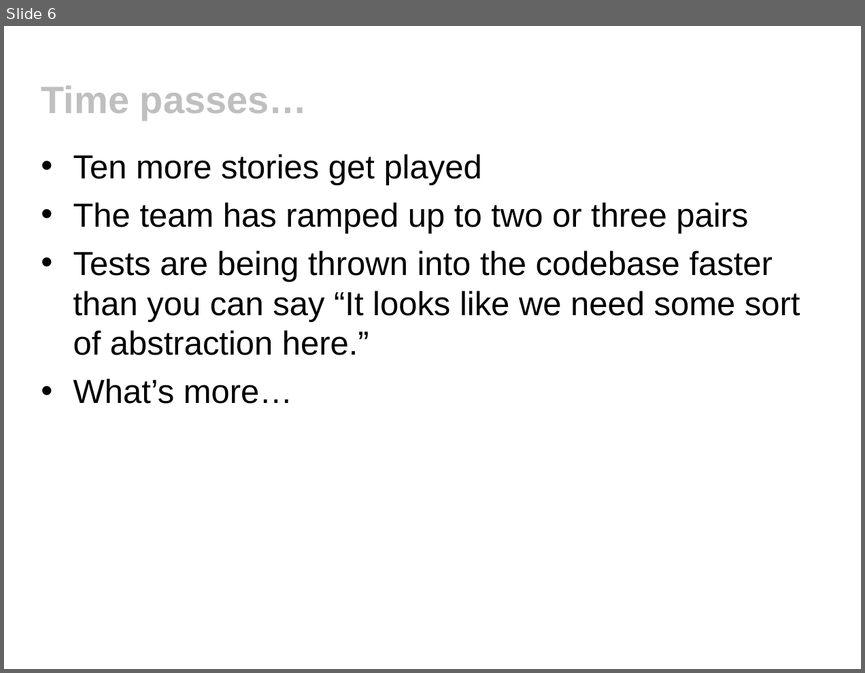
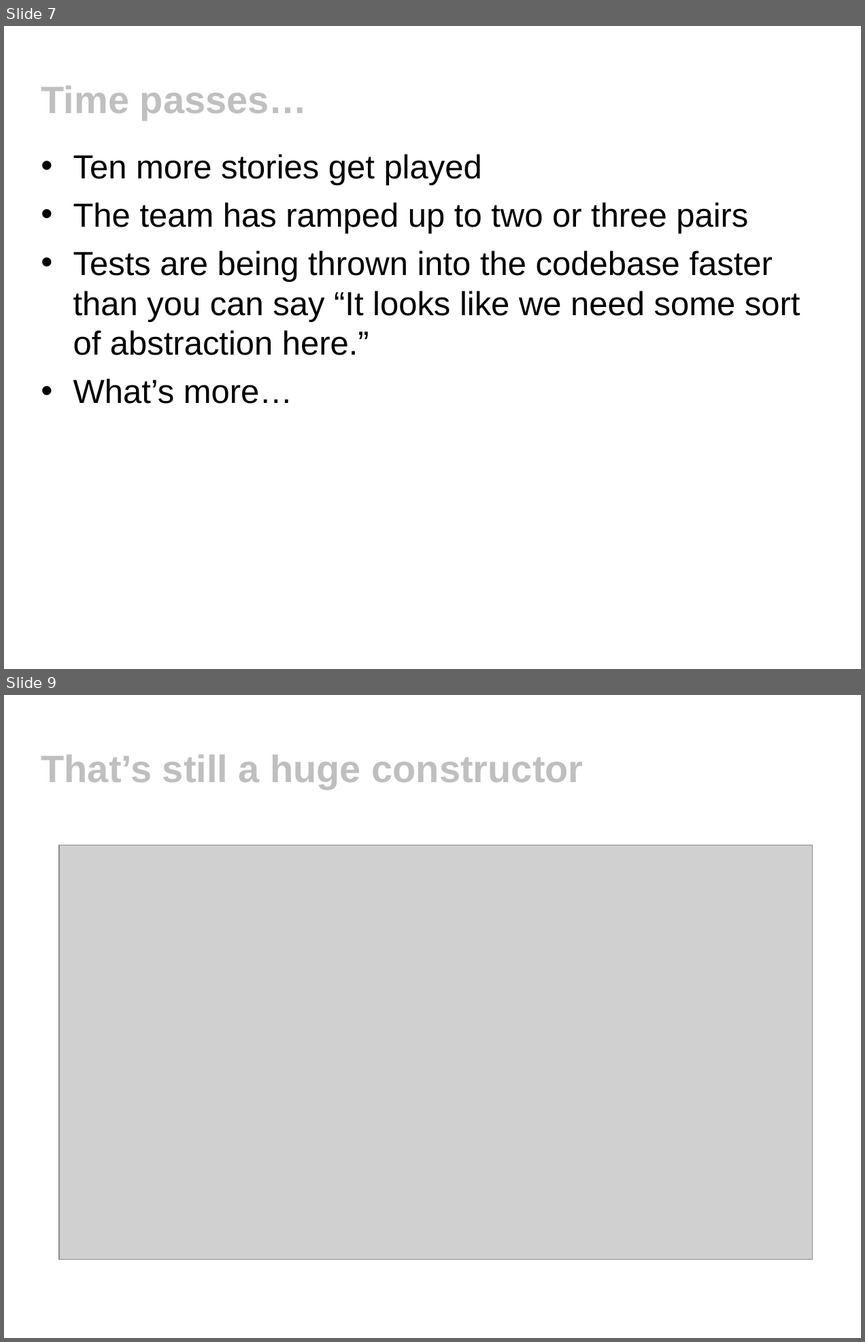
Before and after one commit to tobyclemson/test-data-generation-and-verification-presentation, a slide deck: test-data-generation-and-verification.ppt. Shown one above the other, each under a label of ours: slide 6 before the commit, slides 7 and 9 after it; the slides between them are not shown. The pictures are 865x673 and 865x1342 pixels, drawn with LibreOffice and Linux fonts; fonts in the diff are those of the drawing; grey boxes stand for pictures; background and template pictures are left out. Boxes give left, top, right and bottom in pixels: in the first picture for what was removed or moved away, otherwise in the second. Text is boxed around its words. In the diff, an @@ line names an element or a change of style, - is before the commit and + after.

```diff
--- a/test-data-generation-and-verification.ppt
+++ b/test-data-generation-and-verification.ppt
@@ slide 9 added at (4,695,861,1338), background #FFFFFF @@
@@ title added at (41,755,583,789), 32 pt, text #BFBFBF, bold @@
+That’s still a huge constructor
@@ picture added at (59,845,812,1259) @@
@@ what was slide 6 is now slide 7 @@
```
Also in this commit, not shown: 2 slides changed, 1 other slide added.
